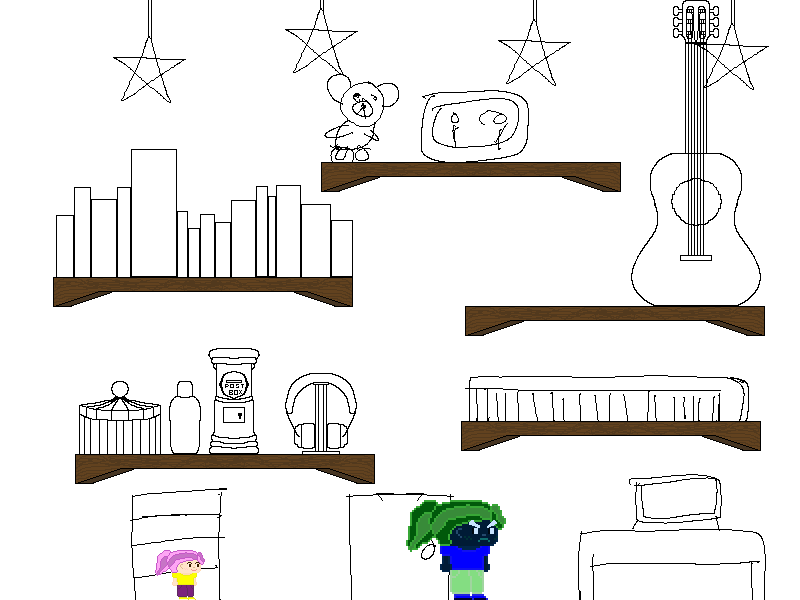
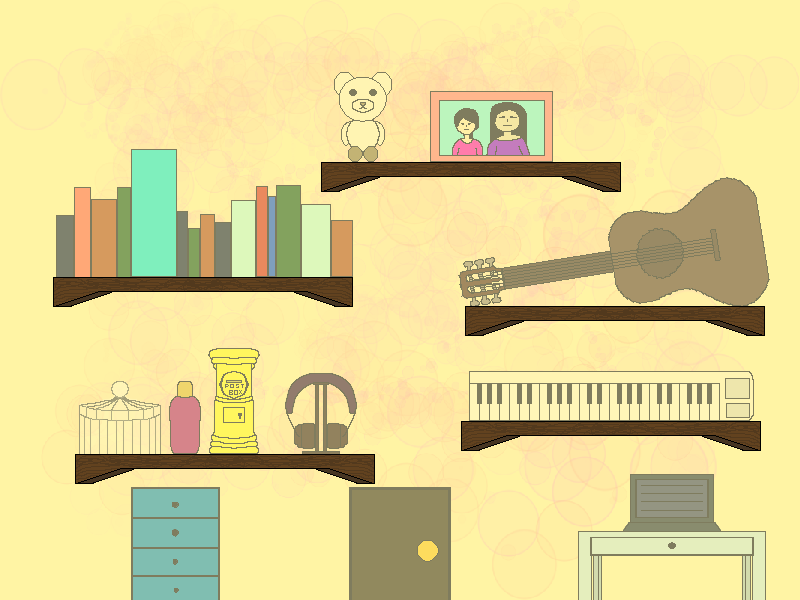
Comparing the layer stacks of the two (800, 600) images. Changes:
added layer "Copy of Paint Layer 20" (50%) above "Paint Layer 20" over [0, 0, 800, 600]
added layer "Paint Layer 20" (multiply) above "Copy of Paint Layer 1" over [0, 0, 800, 600]
hid "Copy of Paint Layer 1" (3rd of 3) over [0, 0, 384, 128]
added group "Group 19" with 2 layers above "Paint Layer 7" over [128, 448, 768, 600]
added layer "Copy of Paint Layer 18" in group "Group 19" over [128, 448, 768, 600]
added layer "Paint Layer 18" in group "Group 19" over [128, 448, 768, 600]
hid "Paint Layer 7", opacity 100% → 47% over [0, 256, 768, 600]
added layer "Copy of Paint Layer 15" above "Copy of Paint Layer 16" over [320, 0, 640, 192]
added layer "Paint Layer 15" above "Paint Layer 17" over [256, 0, 640, 256]
added group "Copy of Group 21" with 2 layers above "Group 21" over [448, 64, 800, 320]
added layer "Copy of Paint Layer 13" (1st of 2, in "Copy of Group 21") in group "Copy of Group 21" over [448, 64, 800, 320]
added layer "Paint Layer 13" (1st of 2, in "Copy of Group 21") in group "Copy of Group 21" over [448, 64, 800, 320]
moved "Paint Layer 13" (2nd of 2, in "Group 21") into group "Group 21", painted on it over [576, 0, 800, 384]
added layer "Copy of Paint Layer 15 Merged" above "Paint Layer 15 Merged" over [384, 320, 768, 448]
added layer "Paint Layer 15 Merged" above "Paint Layer 4" over [384, 320, 768, 576]
hid "Paint Layer 4", opacity 100% → 19% over [448, 320, 768, 448]
added layer "Copy of Paint Layer 11" above "Paint Layer 11" over [0, 64, 704, 384]
painted on "Paint Layer 11" over [0, 64, 704, 384]
added layer "Copy of Paint Layer 10" above "Copy of Paint Layer 9" over [256, 256, 448, 512]
painted on "Paint Layer 8" over [0, 320, 192, 600]
added layer "Paint Layer 22" above "Background" over [0, 0, 800, 600]
showed "Background", painted on it over [0, 0, 800, 600]
…and 13 more changes (6 added, 1 opacity, 2 painted, 1 stack, 6 visibility)
